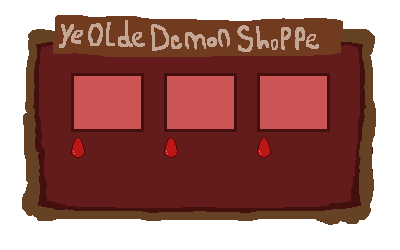
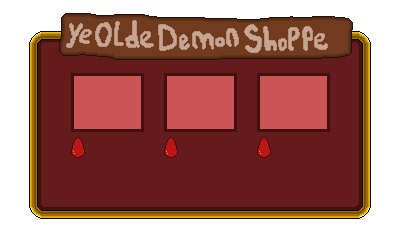
Layer changes from the first 400 × 250 image to the second:
painted on "Layer 2" over [left=53, top=13, right=353, bottom=60]
removed layer "Layer 1" over [left=22, top=27, right=376, bottom=225]
added layer "Layer 12" above "Layer 11" over [left=29, top=31, right=371, bottom=219]
added layer "Layer 11" above "Layer 9" over [left=30, top=32, right=370, bottom=218]
